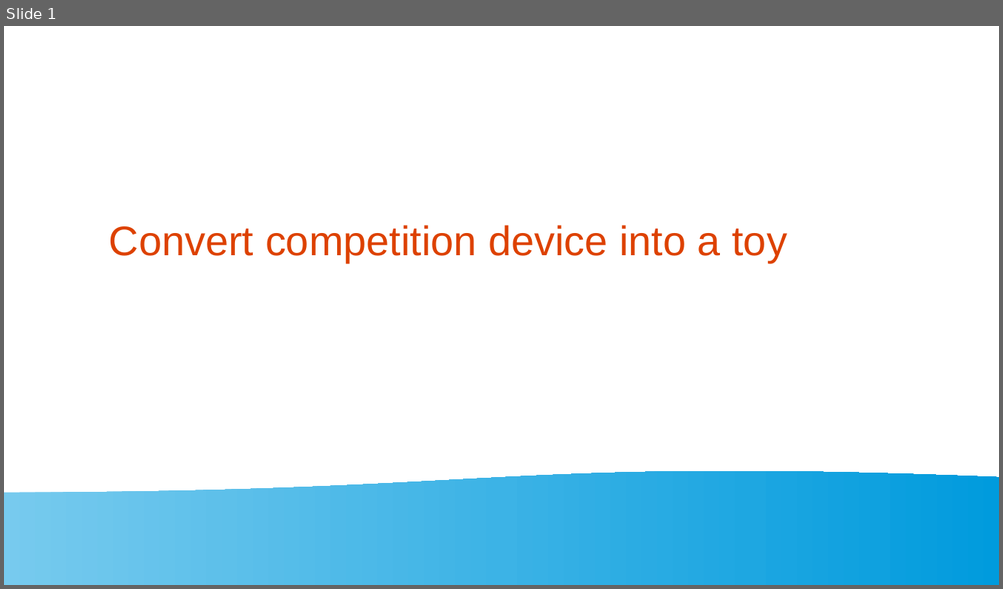
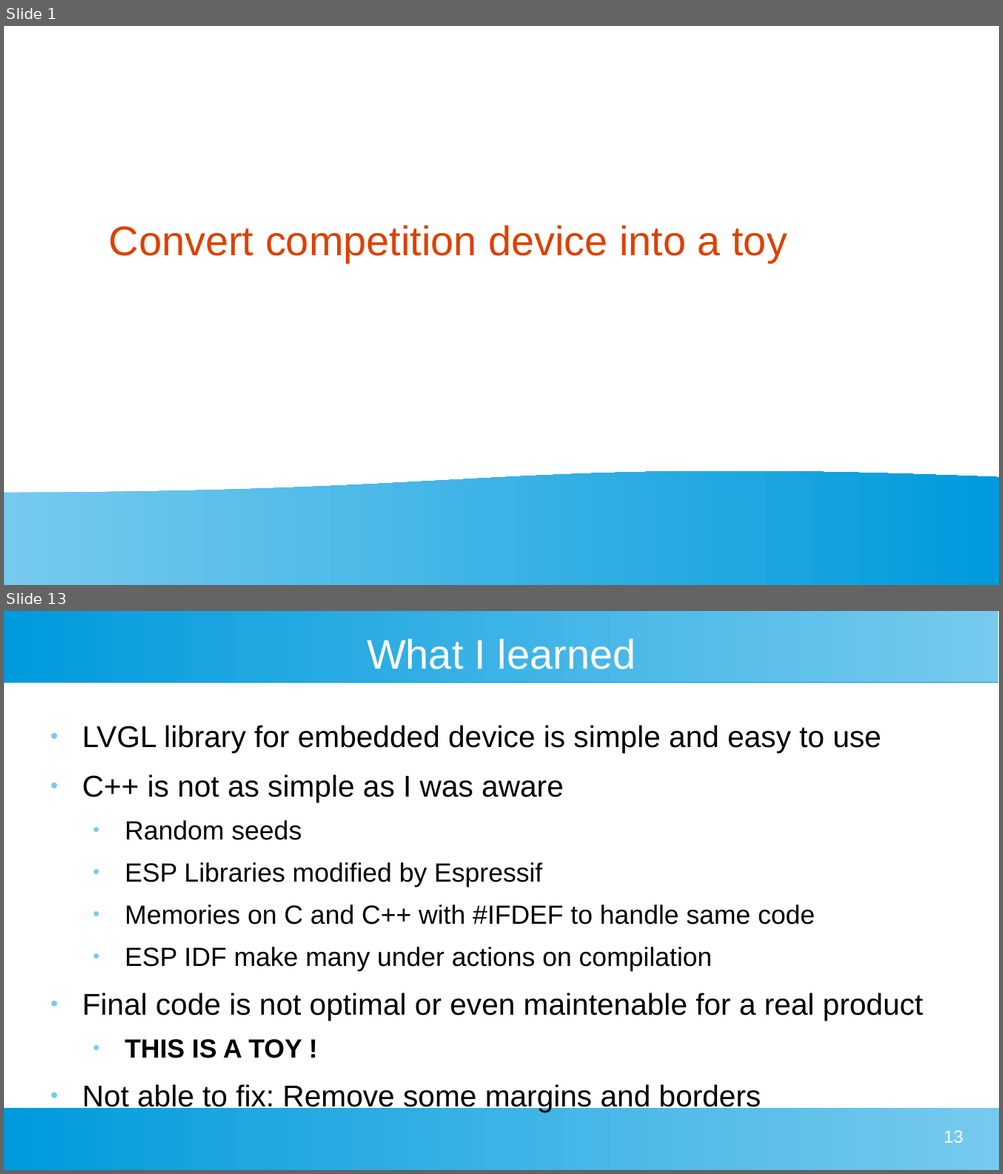
Before and after one commit to jingl3s/nsec-badge-display-other, a slide deck: medias/presentation.odp. Shown one above the other, each under a label of ours: slide 1 before the commit, slides 1 and 13 after it; the slides between them are not shown. The pictures are 1003x589 and 1003x1174 pixels, drawn with LibreOffice and Linux fonts; fonts in the diff are those of the drawing. Boxes give left, top, right and bottom in pixels: in the first picture for what was removed or moved away, otherwise in the second. Text is boxed around its words. In the diff, an @@ line names an element or a change of style, - is before the commit and + after.

```diff
--- a/medias/presentation.odp
+++ b/medias/presentation.odp
@@ slide 13 added at (4,611,999,1170), background #FFFFFF @@
@@ rectangle added at (4,611,999,682), fill gradient #77CAEE to #75C9EE to #73C9ED to #71C8ED to #6FC7ED to #6EC6ED @@
@@ title added at (367,638,635,669), 33 pt, text #FFFFFF @@
+What I learned
@@ text added at (82,725,923,1112), 24 pt, text #000000 @@
+● LVGL library for embedded device is simple and easy to use
+● C++ is not as simple as I was aware
+  ● Random seeds
+  ● ESP Libraries modified by Espressif
+  ● Memories on C and C++ with #IFDEF to handle same code
+  ● ESP IDF make many under actions on compilation
+● Final code is not optimal or even maintenable for a real product
+  ● THIS IS A TOY !
+● Not able to fix: Remove some margins and borders
@@ rectangle added at (4,1108,999,1170), fill gradient #77CAEE to #75C9EE to #73C9ED to #71C8ED to #6FC7ED to #6EC6ED @@
@@ page number added at (943,1130,962,1143), 14 pt, text #FFFFFF @@
+13
```
Also in this commit, not shown: 4 slides changed, 8 other slides added, 4 other files.
